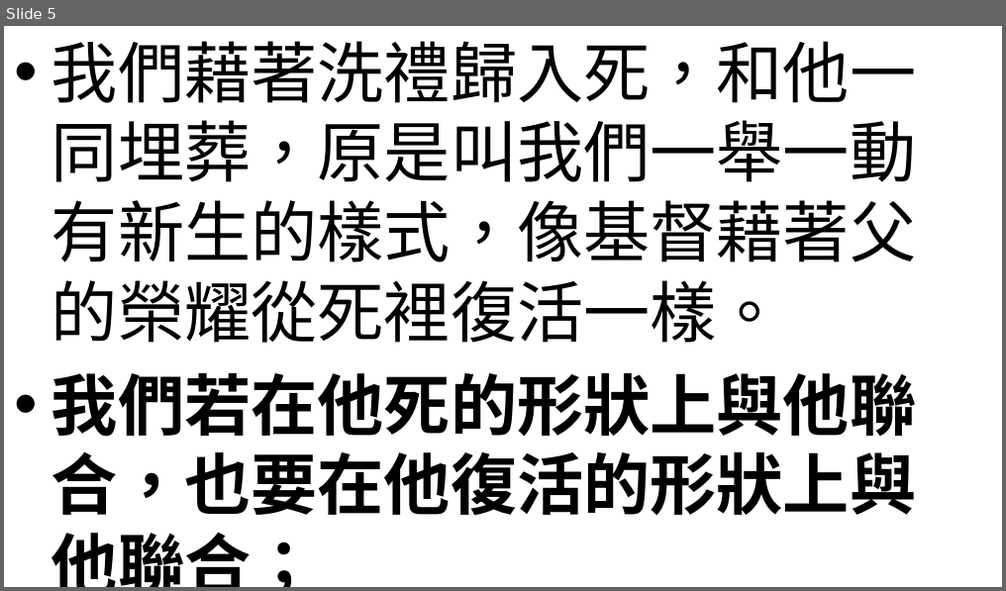
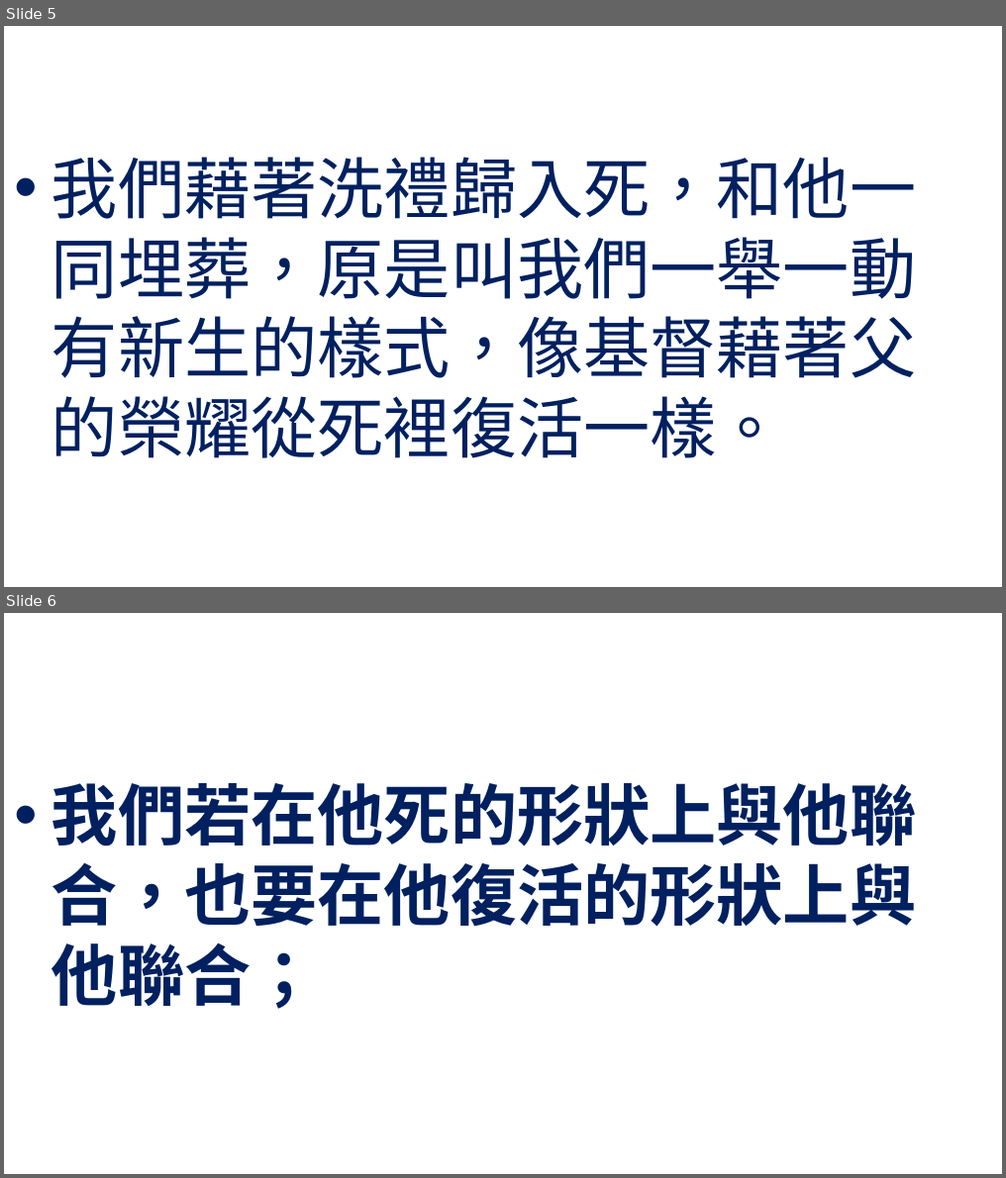
Before and after one commit to batisuoc/worship-resources, a slide deck: 96水禮.pptx. Shown one above the other, each under a label of ours: slide 5 before the commit, slides 5 and 6 after it. The pictures are 1006x591 and 1006x1178 pixels, drawn with LibreOffice and Linux fonts; fonts in the diff are those of the drawing; background and template pictures are left out. Boxes give left, top, right and bottom in pixels: in the first picture for what was removed or moved away, otherwise in the second. Text is boxed around its words. In the diff, an @@ line names an element or a change of style, - is before the commit and + after.

```diff
--- a/96水禮.pptx
+++ b/96水禮.pptx
@@ slide 6 added at (4, 613, 1002, 1174), background picture (left out) @@
@@ text added at (52, 783, 916, 1009), 48 pt, text #002060, bold @@
+• 我們若在他死的形狀上與他聯合，也要在他復活的形狀上與他聯合；
@@ slide 5 changed as well @@
@@ text "我們藉著洗禮歸入死，和他一同埋葬，原是叫我們一舉一動有新生的樣式，像基督藉著父的榮耀從死裡復活一樣。" at (52, 157, 916, 459): text colour #000000 to #002060; vertical alignment top to middle @@
@@ text at (52, 373, 916, 516): paragraph removed @@
-• 我們若在他死的形狀上與他聯合，也要在他復活的形狀上與他聯合；
```
Also in this commit, not shown: 6 other slides changed, 1 other file.
